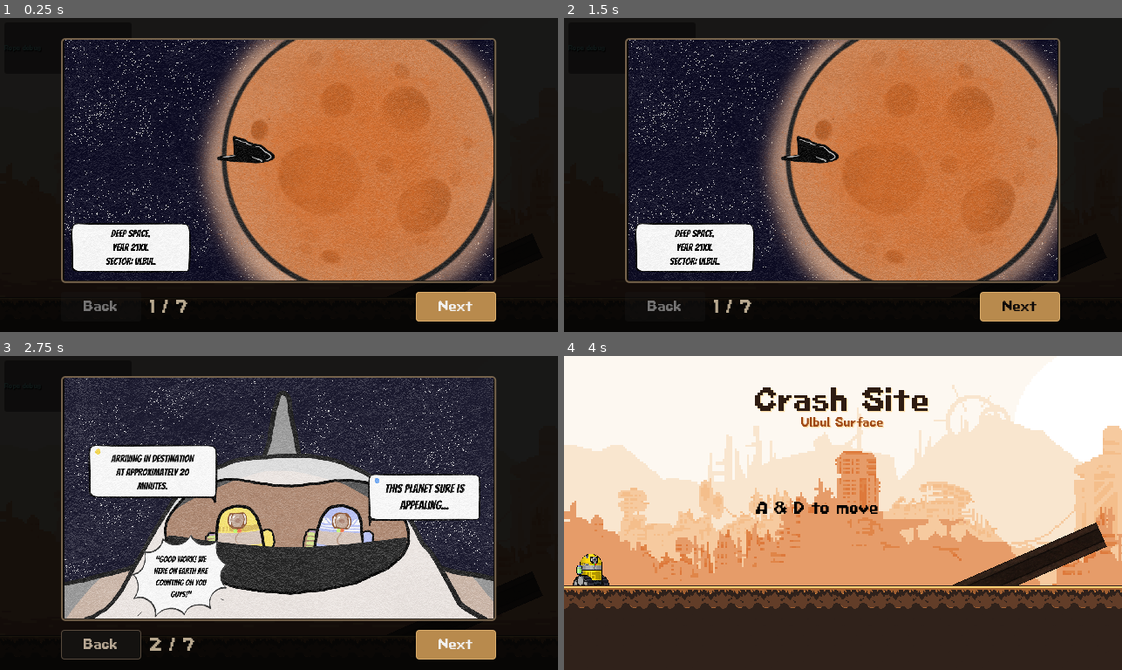
Above: before the commit, frames 1-4 (two rows, left to right).
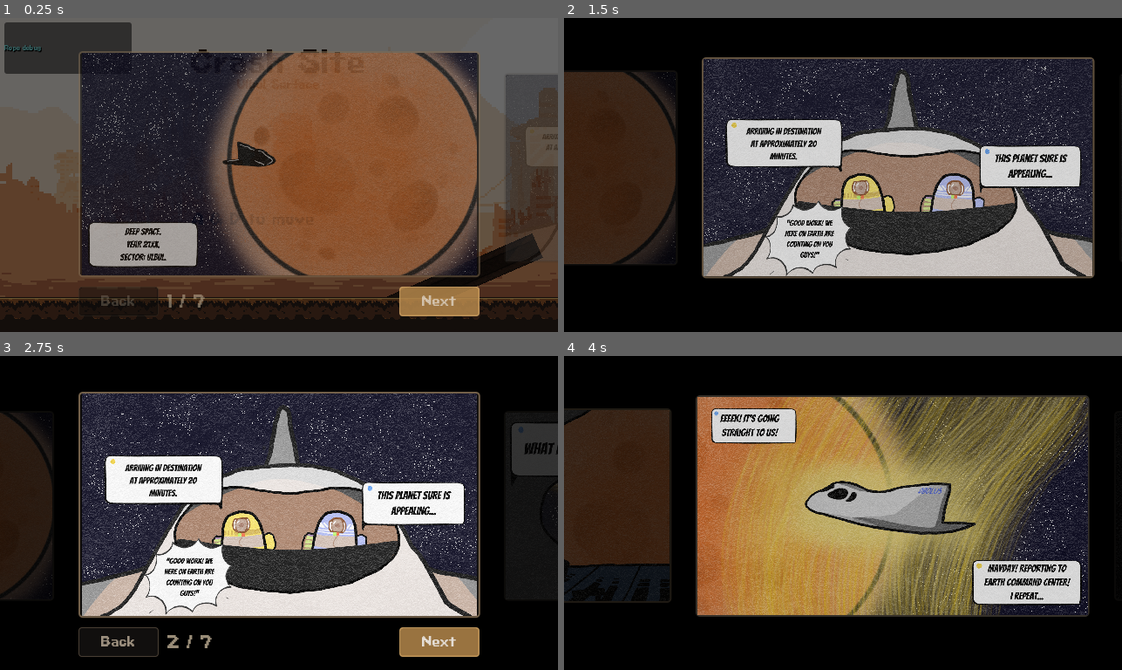
Above: after the commit, the same moments.

Repository: Bakwan-Company/Astro-Knot
Game: Godot game, scene res://levels/level_1_tutorial/Level1Tutorial.tscn
Two runs of this game, one before a commit and one after it. Both use one fixed random seed, a clock stepped at 60 frames per second and the inputs below.
Inputs:
- Up to frame 1 (0.25 s): no input
- Up to frame 2 (1.5 s): click "Next" at 0.5 s; click "Back" at 1.25 s
- Up to frame 3 (2.75 s): click "Next" at 2 s
- Up to frame 4 (4 s): tap R (throw_pollux) at 2.75, 3.5 s; hold F (interact) 2.78-3.53 s; hold Right (ui_right) from 2.78 s (still down); tap Space (jump) at 3.02, 3.32, 3.77, 3.8 s; tap Enter (ui_accept) at 3.05, 3.6 s

The runs differ from the first frame. In frame 1, 80% of the frame differs, in the area x 0-100%, y 0-97%; in frame 2, 67%; in frame 3, 34%; in frame 4, 99%, in the area x 0-100%, y 0-100%.

Commit message:
feat: polish cutscene template.

Diff:
--- a/interactables/level_exit/level_exit.gd
+++ b/interactables/level_exit/level_exit.gd
@@ -24,6 +24,8 @@
 @export_group("Comic Cutscene")
 @export var play_comic_before_exit: bool = false
 @export var comic_cutscene_scene: PackedScene
+@export var comic_focus_duration: float = 1.1
+@export var comic_focus_zoom_multiplier: float = 1.45
 @export_group("Actors")
 @export var handle_actor_sequence: bool = true
 @export var castor_path: NodePath
@@ -62,6 +64,7 @@
 var prompt_label: Label
 var exit_sprite: Sprite2D
 var active_comic_cutscene: CanvasLayer
+var comic_focus_camera_was_processing: bool = true
 var castor: CharacterBody2D
 var pollux: RigidBody2D
 var rope_manager: Node
@@ -247,6 +250,7 @@
 
 func _play_exit_comic_cutscene() -> void:
 	exit_flow_active = true
+	await _play_comic_focus_intro()
 	active_comic_cutscene = comic_cutscene_scene.instantiate() as CanvasLayer
 	if active_comic_cutscene == null:
 		_continue_exit_after_comic()
@@ -258,6 +262,7 @@
 
 func _continue_exit_after_comic() -> void:
 	active_comic_cutscene = null
+	_restore_comic_focus_camera()
 
 	if handle_actor_sequence:
 		_play_exit_open_animation()
@@ -269,6 +274,35 @@
 		get_tree().change_scene_to_file(next_level_scene_path)
 	else:
 		exit_flow_active = false
+
+func _play_comic_focus_intro() -> void:
+	if camera == null:
+		return
+
+	comic_focus_camera_was_processing = camera.is_processing()
+	camera.set_process(false)
+
+	var focus_position := global_position
+	if castor != null and pollux != null:
+		focus_position = (castor.global_position + pollux.global_position) * 0.5
+	elif castor != null:
+		focus_position = castor.global_position
+
+	var tween := create_tween()
+	tween.set_pause_mode(Tween.TWEEN_PAUSE_PROCESS)
+	tween.set_trans(Tween.TRANS_CUBIC)
+	tween.set_ease(Tween.EASE_OUT)
+	tween.parallel().tween_property(camera, "global_position", focus_position, comic_focus_duration)
+	tween.parallel().tween_property(camera, "zoom", camera.zoom * comic_focus_zoom_multiplier, comic_focus_duration)
+	await tween.finished
+
+func _restore_comic_focus_camera() -> void:
+	if camera == null:
+		return
+
+	if camera.has_method("follow_players"):
+		camera.call("follow_players")
+	camera.set_process(comic_focus_camera_was_processing)
 
 func _play_exit_open_animation() -> void:
 	if exit_animation_sprite == null:
--- a/interactables/terminal/lab_terminal.gd
+++ b/interactables/terminal/lab_terminal.gd
@@ -18,6 +18,8 @@
 @export_group("Comic Cutscene")
 @export var play_comic_before_exit: bool = false
 @export var comic_cutscene_scene: PackedScene
+@export var comic_focus_duration: float = 1.1
+@export var comic_focus_zoom_multiplier: float = 1.45
 
 @onready var visual_sprite: Sprite2D = $Sprite2D
 
@@ -28,6 +30,8 @@
 var confirm_window: Node
 var confirm_opened_at_msec: int = 0
 var active_comic_cutscene: CanvasLayer
+var comic_focus_camera: Camera2D
+var comic_focus_camera_was_processing: bool = true
 
 func _ready() -> void:
 	body_entered.connect(_on_body_entered)
@@ -110,6 +114,7 @@
 	terminal_activated.emit(true)
 
 func _play_exit_comic_cutscene() -> void:
+	await _play_comic_focus_intro()
 	active_comic_cutscene = comic_cutscene_scene.instantiate() as CanvasLayer
 	if active_comic_cutscene == null:
 		_continue_exit_after_comic()
@@ -122,6 +127,7 @@
 
 func _continue_exit_after_comic() -> void:
 	active_comic_cutscene = null
+	_restore_comic_focus_camera()
 	_activate_lab_door()
 
 func _on_body_entered(body: Node2D) -> void:
@@ -177,3 +183,42 @@
 			return found
 
 	return null
+
+func _play_comic_focus_intro() -> void:
+	var current_scene := get_tree().current_scene
+	if current_scene == null:
+		return
+
+	comic_focus_camera = current_scene.get_node_or_null("Camera2D") as Camera2D
+	if comic_focus_camera == null:
+		comic_focus_camera = current_scene.find_child("Camera2D", true, false) as Camera2D
+	if comic_focus_camera == null:
+		return
+
+	comic_focus_camera_was_processing = comic_focus_camera.is_processing()
+	comic_focus_camera.set_process(false)
+
+	var castor := _find_node_recursive(current_scene, &"Castor") as Node2D
+	var pollux := _find_node_recursive(current_scene, &"Pollux") as Node2D
+	var focus_position := global_position
+	if castor != null and pollux != null:
+		focus_position = (castor.global_position + pollux.global_position) * 0.5
+	elif castor != null:
+		focus_position = castor.global_position
+
+	var tween := create_tween()
+	tween.set_pause_mode(Tween.TWEEN_PAUSE_PROCESS)
+	tween.set_trans(Tween.TRANS_CUBIC)
+	tween.set_ease(Tween.EASE_OUT)
+	tween.parallel().tween_property(comic_focus_camera, "global_position", focus_position, comic_focus_duration)
+	tween.parallel().tween_property(comic_focus_camera, "zoom", comic_focus_camera.zoom * comic_focus_zoom_multiplier, comic_focus_duration)
+	await tween.finished
+
+func _restore_comic_focus_camera() -> void:
+	if comic_focus_camera == null or not is_instance_valid(comic_focus_camera):
+		return
+
+	if comic_focus_camera.has_method("follow_players"):
+		comic_focus_camera.call("follow_players")
+	comic_focus_camera.set_process(comic_focus_camera_was_processing)
+	comic_focus_camera = null
--- a/ui/comic_cutscene/comic_cutscene.gd
+++ b/ui/comic_cutscene/comic_cutscene.gd
@@ -15,8 +15,21 @@
 @export var skip_text: String = "Skip"
 @export var finish_text: String = "Done"
 @export var page_aspect_ratio: float = 16.0 / 9.0
-@export_range(0.5, 1.0) var page_width_ratio: float = 0.84
-@export_range(0.5, 1.0) var page_height_ratio: float = 0.78
+@export_range(0.5, 1.0) var page_width_ratio: float = 0.74
+@export_range(0.5, 1.0) var page_height_ratio: float = 0.72
+
+@export_group("Intro Transition")
+@export var intro_enabled: bool = true
+@export var intro_fade_time: float = 0.42
+@export var intro_slide_time: float = 0.0
+@export var intro_slide_offset_ratio: float = 0.0
+
+@export_group("Film Strip")
+@export var page_slide_time: float = 0.56
+@export var close_fade_time: float = 0.24
+@export var side_panel_scale: float = 0.84
+@export var side_panel_gap: float = 28.0
+@export var side_panel_alpha: float = 0.34
 
 @onready var dimmer: ColorRect = $Dimmer
 @onready var root: VBoxContainer = $Root
@@ -24,6 +37,7 @@
 @onready var page_texture: TextureRect = $Root/PageFrame/PageTexture
 @onready var caption_panel: PanelContainer = $Root/CaptionPanel
 @onready var caption_label: Label = $Root/CaptionPanel/Margin/CaptionLabel
+@onready var footer: HBoxContainer = $Root/Footer
 @onready var page_counter: Label = $Root/Footer/PageCounter
 @onready var previous_button: Button = $Root/Footer/PreviousButton
 @onready var skip_button: Button = $Root/Footer/SkipButton
@@ -32,6 +46,16 @@
 var current_page: int = 0
 var previous_pause_state: bool = false
 var is_closing: bool = false
+var is_intro_playing: bool = false
+var is_page_animating: bool = false
+var dimmer_final_color: Color
+var film_bars: Control
+var side_panel_layer: Control
+var left_preview_frame: PanelContainer
+var right_preview_frame: PanelContainer
+var left_preview_texture: TextureRect
+var right_preview_texture: TextureRect
+var root_home_position: Vector2
 
 func _ready() -> void:
 	process_mode = Node.PROCESS_MODE_ALWAYS
@@ -45,12 +69,15 @@
 	skip_button.pressed.connect(skip)
 	get_viewport().size_changed.connect(_fit_page_frame)
 	_apply_style()
+	_create_side_previews()
+	_prime_intro_state()
 	_fit_page_frame()
 	_refresh_page()
 	next_button.grab_focus()
+	_play_intro_transition()
 
 func _unhandled_input(event: InputEvent) -> void:
-	if is_closing:
+	if is_closing or is_intro_playing or is_page_animating:
 		return
 
 	if event.is_action_pressed("ui_accept") or event.is_action_pressed("interact") or event.is_action_pressed("jump"):
@@ -67,22 +94,20 @@
 		skip()
 
 func previous_page() -> void:
-	if is_closing or current_page <= 0:
-		return
-
-	current_page -= 1
-	_refresh_page()
+	if is_closing or is_page_animating or current_page <= 0:
+		return
+
+	_slide_to_page(current_page - 1, -1)
 
 func next_page() -> void:
-	if is_closing:
+	if is_closing or is_page_animating:
 		return
 
 	if current_page >= pages.size() - 1:
 		_close()
 		return
 
-	current_page += 1
-	_refresh_page()
+	_slide_to_page(current_page + 1, 1)
 
 func skip() -> void:
 	if skippable:
@@ -93,6 +118,7 @@
 		return
 
 	is_closing = true
+	await _play_close_transition()
 	if pause_tree:
 		get_tree().paused = previous_pause_state
 	finished.emit()
@@ -112,11 +138,16 @@
 	previous_button.text = previous_text
 	previous_button.disabled = current_page <= 0
 	next_button.text = finish_text if current_page >= pages.size() - 1 else next_text
+	next_button.disabled = false
 	skip_button.text = skip_text
 	skip_button.visible = skippable
+	skip_button.disabled = false
+	_refresh_side_previews()
 
 func _apply_style() -> void:
-	dimmer.color = Color(0.015, 0.014, 0.013, 0.92)
+	dimmer.color = Color(0.0, 0.0, 0.0, 1.0)
+	dimmer_final_color = dimmer.color
+	_create_film_bars()
 
 	var page_style := StyleBoxFlat.new()
 	page_style.bg_color = Color(0.05, 0.045, 0.04, 1.0)
@@ -151,10 +182,25 @@
 	_style_button(next_button, true)
 	_style_button(skip_button, false)
 
+func _make_page_style(is_side_panel: bool = false) -> StyleBoxFlat:
+	var style := StyleBoxFlat.new()
+	style.bg_color = Color(0.05, 0.045, 0.04, 1.0)
+	style.border_color = Color(0.32, 0.29, 0.25, 0.75) if is_side_panel else Color(0.5, 0.42, 0.32, 0.9)
+	style.border_width_left = 2
+	style.border_width_top = 2
+	style.border_width_right = 2
+	style.border_width_bottom = 2
+	style.corner_radius_top_left = 4
+	style.corner_radius_top_right = 4
+	style.corner_radius_bottom_left = 4
+	style.corner_radius_bottom_right = 4
+	return style
+
 func _style_button(button: Button, primary: bool) -> void:
 	button.custom_minimum_size = Vector2(92.0, 34.0)
 	button.add_theme_font_size_override("font_size", 13)
 	button.add_theme_color_override("font_color", Color(0.06, 0.045, 0.035, 1.0) if primary else Color(0.72, 0.66, 0.58, 1.0))
+	button.add_theme_color_override("font_disabled_color", Color(0.48, 0.44, 0.38, 0.78))
 
 	var style := StyleBoxFlat.new()
 	style.bg_color = Color(0.72, 0.54, 0.3, 1.0) if primary else Color(0.08, 0.073, 0.065, 1.0)
@@ -167,10 +213,24 @@
 	style.corner_radius_top_right = 3
 	style.corner_radius_bottom_left = 3
 	style.corner_radius_bottom_right = 3
+
+	var disabled_style := StyleBoxFlat.new()
+	disabled_style.bg_color = Color(0.045, 0.041, 0.037, 0.74)
+	disabled_style.border_color = Color(0.18, 0.16, 0.13, 0.8)
+	disabled_style.border_width_left = 1
+	disabled_style.border_width_top = 1
+	disabled_style.border_width_right = 1
+	disabled_style.border_width_bottom = 1
+	disabled_style.corner_radius_top_left = 3
+	disabled_style.corner_radius_top_right = 3
+	disabled_style.corner_radius_bottom_left = 3
+	disabled_style.corner_radius_bottom_right = 3
+
 	button.add_theme_stylebox_override("normal", style)
 	button.add_theme_stylebox_override("hover", style)
 	button.add_theme_stylebox_override("pressed", style)
 	button.add_theme_stylebox_override("focus", style)
+	button.add_theme_stylebox_override("disabled", disabled_style)
 
 func _fit_page_frame() -> void:
 	var viewport_size := get_viewport().get_visible_rect().size
@@ -187,5 +247,261 @@
 	root.offset_right = -root.offset_left
 	root.offset_top = maxf((viewport_size.y - frame_height) * 0.42, 18.0)
 	root.offset_bottom = -22.0
+	root_home_position = root.position
 	page_frame.custom_minimum_size = Vector2(frame_width, frame_height)
 	page_frame.size_flags_vertical = Control.SIZE_SHRINK_CENTER
+	_layout_film_bars(viewport_size)
+	_layout_side_previews()
+
+func _create_film_bars() -> void:
+	if film_bars != null:
+		return
+
+	film_bars = Control.new()
+	film_bars.name = "FilmBars"
+	film_bars.mouse_filter = Control.MOUSE_FILTER_IGNORE
+	film_bars.anchors_preset = Control.PRESET_FULL_RECT
+	film_bars.anchor_right = 1.0
+	film_bars.anchor_bottom = 1.0
+	film_bars.grow_horizontal = Control.GROW_DIRECTION_BOTH
+	film_bars.grow_vertical = Control.GROW_DIRECTION_BOTH
+	add_child(film_bars)
+	move_child(film_bars, dimmer.get_index() + 1)
+
+	var top_bar := ColorRect.new()
+	top_bar.name = "TopBar"
+	top_bar.color = Color(0.0, 0.0, 0.0, 0.86)
+	film_bars.add_child(top_bar)
+
+	var bottom_bar := ColorRect.new()
+	bottom_bar.name = "BottomBar"
+	bottom_bar.color = Color(0.0, 0.0, 0.0, 0.86)
+	film_bars.add_child(bottom_bar)
+
+func _create_side_previews() -> void:
+	if side_panel_layer != null:
+		return
+
+	side_panel_layer = Control.new()
+	side_panel_layer.name = "SidePanelLayer"
+	side_panel_layer.mouse_filter = Control.MOUSE_FILTER_IGNORE
+	side_panel_layer.anchors_preset = Control.PRESET_FULL_RECT
+	side_panel_layer.anchor_right = 1.0
+	side_panel_layer.anchor_bottom = 1.0
+	side_panel_layer.grow_horizontal = Control.GROW_DIRECTION_BOTH
+	side_panel_layer.grow_vertical = Control.GROW_DIRECTION_BOTH
+	add_child(side_panel_layer)
+	move_child(side_panel_layer, root.get_index())
+
+	left_preview_frame = _create_preview_frame("LeftPreview")
+	left_preview_texture = left_preview_frame.get_node("PageTexture") as TextureRect
+	side_panel_layer.add_child(left_preview_frame)
+
+	right_preview_frame = _create_preview_frame("RightPreview")
+	right_preview_texture = right_preview_frame.get_node("PageTexture") as TextureRect
+	side_panel_layer.add_child(right_preview_frame)
+
+func _create_preview_frame(frame_name: String) -> PanelContainer:
+	var frame := PanelContainer.new()
+	frame.name = frame_name
+	frame.mouse_filter = Control.MOUSE_FILTER_IGNORE
+	frame.add_theme_stylebox_override("panel", _make_page_style(true))
+	frame.modulate = Color(0.58, 0.58, 0.58, side_panel_alpha)
+
+	var texture := TextureRect.new()
+	texture.name = "PageTexture"
+	texture.expand_mode = TextureRect.EXPAND_IGNORE_SIZE
+	texture.stretch_mode = TextureRect.STRETCH_KEEP_ASPECT_COVERED
+	texture.layout_mode = 2
+	frame.add_child(texture)
+	return frame
+
+func _create_transition_frame(texture: Texture2D) -> PanelContainer:
+	var frame := _create_preview_frame("TransitionPreview")
+	frame.add_theme_stylebox_override("panel", _make_page_style(false))
+	frame.modulate = Color.WHITE
+	(frame.get_node("PageTexture") as TextureRect).texture = texture
+	side_panel_layer.add_child(frame)
+	return frame
+
+func _create_side_transition_frame(texture: Texture2D) -> PanelContainer:
+	var frame := _create_preview_frame("SideTransitionPreview")
+	(frame.get_node("PageTexture") as TextureRect).texture = texture
+	side_panel_layer.add_child(frame)
+	return frame
+
+func _prime_intro_state() -> void:
+	if not intro_enabled:
+		return
+
+	root.visible = false
+	if film_bars != null:
+		film_bars.modulate.a = 0.0
+	if side_panel_layer != null:
+		side_panel_layer.visible = false
+		side_panel_layer.modulate.a = 0.0
+
+func _layout_film_bars(viewport_size: Vector2) -> void:
+	if film_bars == null:
+		return
+
+	var bar_height := maxf(viewport_size.y * 0.07, 18.0)
+	var top_bar := film_bars.get_node("TopBar") as ColorRect
+	var bottom_bar := film_bars.get_node("BottomBar") as ColorRect
+	top_bar.set_anchors_preset(Control.PRESET_TOP_WIDE)
+	top_bar.offset_bottom = bar_height
+	bottom_bar.set_anchors_preset(Control.PRESET_BOTTOM_WIDE)
+	bottom_bar.offset_top = -bar_height
+
+func _layout_side_previews() -> void:
+	if side_panel_layer == null:
+		return
+
+	var frame_size := page_frame.custom_minimum_size
+	var side_size := frame_size * side_panel_scale
+	var side_y := root_home_position.y + (frame_size.y - side_size.y) * 0.5
+	var left_x := root_home_position.x - side_size.x - side_panel_gap
+	var right_x := root_home_position.x + frame_size.x + side_panel_gap
+
+	for frame in [left_preview_frame, right_preview_frame]:
+		frame.custom_minimum_size = side_size
+		frame.size = side_size
+		frame.modulate = Color(0.58, 0.58, 0.58, side_panel_alpha)
+
+	left_preview_frame.position = Vector2(left_x, side_y)
+	right_preview_frame.position = Vector2(right_x, side_y)
+	_refresh_side_previews()
+
+func _refresh_side_previews() -> void:
+	if side_panel_layer == null:
+		return
+
+	var has_pages := pages.size() > 0
+	left_preview_frame.visible = has_pages and current_page > 0
+	right_preview_frame.visible = has_pages and current_page < pages.size() - 1
+
+	if left_preview_frame.visible:
+		left_preview_texture.texture = pages[current_page - 1]
+	if right_preview_frame.visible:
+		right_preview_texture.texture = pages[current_page + 1]
+
+func _play_intro_transition() -> void:
+	if not intro_enabled:
+		return
+
+	is_intro_playing = true
+	var root_target_position := root_home_position
+	dimmer.color = Color(dimmer_final_color.r, dimmer_final_color.g, dimmer_final_color.b, 0.0)
+	root.modulate.a = 0.0
+	root.position = root_target_position
+	root.visible = true
+	if film_bars != null:
+		film_bars.modulate.a = 0.0
+	if side_panel_layer != null:
+		side_panel_layer.visible = true
+		side_panel_layer.modulate.a = 0.0
+		side_panel_layer.position = Vector2.ZERO
+
+	var tween := create_tween()
+	tween.set_pause_mode(Tween.TWEEN_PAUSE_PROCESS)
+	tween.tween_property(dimmer, "color", dimmer_final_color, intro_fade_time)
+	tween.parallel().tween_property(root, "modulate:a", 1.0, intro_fade_time)
+	if film_bars != null:
+		tween.parallel().tween_property(film_bars, "modulate:a", 1.0, intro_fade_time)
+	if side_panel_layer != null:
+		tween.parallel().tween_property(side_panel_layer, "modulate:a", 1.0, intro_fade_time)
+	tween.finished.connect(func() -> void:
+		is_intro_playing = false
+	)
+
+func _slide_to_page(target_page: int, direction: int) -> void:
+	if target_page < 0 or target_page >= pages.size():
+		return
+
+	is_page_animating = true
+	previous_button.disabled = true
+	next_button.disabled = true
+
+	var moving_frame := right_preview_frame if direction > 0 else left_preview_frame
+	var moving_texture := right_preview_texture if direction > 0 else left_preview_texture
+	var outgoing_slot_frame := left_preview_frame if direction > 0 else right_preview_frame
+	var outer_page := target_page + direction
+	moving_texture.texture = pages[target_page]
+	moving_frame.visible = true
+	moving_frame.modulate = Color(0.58, 0.58, 0.58, side_panel_alpha)
+
+	var start_position := moving_frame.position
+	var start_size := moving_frame.size
+	var frame_size := page_frame.custom_minimum_size
+	var outgoing_frame := _create_transition_frame(pages[current_page])
+	outgoing_frame.position = root_home_position
+	outgoing_frame.custom_minimum_size = Vector2.ZERO
+	outgoing_frame.size = frame_size
+
+	var side_size := frame_size * side_panel_scale
+	var side_y := root_home_position.y + (frame_size.y - side_size.y) * 0.5
+	var side_x := root_home_position.x - side_size.x - side_panel_gap if direction > 0 else root_home_position.x + frame_size.x + side_panel_gap
+	var outgoing_target_position := Vector2(side_x, side_y)
+	var outgoing_slot_target_position := outgoing_slot_frame.position - Vector2(direction * (side_size.x + side_panel_gap), 0.0)
+	var incoming_outer_frame: PanelContainer = null
+	if outer_page >= 0 and outer_page < pages.size():
+		incoming_outer_frame = _create_side_transition_frame(pages[outer_page])
+		incoming_outer_frame.custom_minimum_size = Vector2.ZERO
+		incoming_outer_frame.size = side_size
+		incoming_outer_frame.position = start_position + Vector2(direction * (side_size.x + side_panel_gap), 0.0)
+		incoming_outer_frame.modulate = Color(0.58, 0.58, 0.58, 0.0)
+
+	page_frame.modulate.a = 0.0
+	caption_panel.modulate.a = 0.0
+
+	var tween := create_tween()
+	tween.set_pause_mode(Tween.TWEEN_PAUSE_PROCESS)
+	tween.set_trans(Tween.TRANS_CUBIC)
+	tween.set_ease(Tween.EASE_IN_OUT)
+	if outgoing_slot_frame.visible:
+		tween.parallel().tween_property(outgoing_slot_frame, "position", outgoing_slot_target_position, page_slide_time)
+		tween.parallel().tween_property(outgoing_slot_frame, "modulate:a", 0.0, page_slide_time)
+	tween.parallel().tween_property(outgoing_frame, "position", outgoing_target_position, page_slide_time)
+	tween.parallel().tween_property(outgoing_frame, "size", side_size, page_slide_time)
+	tween.parallel().tween_property(outgoing_frame, "modulate", Color(0.58, 0.58, 0.58, side_panel_alpha), page_slide_time)
+	tween.parallel().tween_property(moving_frame, "position", root_home_position, page_slide_time)
+	tween.parallel().tween_property(moving_frame, "size", frame_size, page_slide_time)
+	tween.parallel().tween_property(moving_frame, "modulate", Color.WHITE, page_slide_time)
+	if incoming_outer_frame != null:
+		tween.parallel().tween_property(incoming_outer_frame, "position", start_position, page_slide_time)
+		tween.parallel().tween_property(incoming_outer_frame, "modulate", Color(0.58, 0.58, 0.58, side_panel_alpha), page_slide_time)
+	tween.parallel().tween_property(footer, "modulate:a", 0.0, minf(page_slide_time * 0.45, 0.16))
+
+	await tween.finished
+
+	current_page = target_page
+	root.position = root_home_position
+	root.modulate.a = 1.0
+	page_frame.modulate.a = 1.0
+	caption_panel.modulate.a = 1.0
+	moving_frame.position = start_position
+	moving_frame.size = start_size
+	outgoing_frame.queue_free()
+	if incoming_outer_frame != null:
+		incoming_outer_frame.queue_free()
+	_refresh_page()
+	_layout_side_previews()
+	footer.modulate.a = 0.0
+	var footer_tween := create_tween()
+	footer_tween.set_pause_mode(Tween.TWEEN_PAUSE_PROCESS)
+	footer_tween.tween_property(footer, "modulate:a", 1.0, minf(page_slide_time * 0.35, 0.14))
+	await footer_tween.finished
+	is_page_animating = false
+
+func _play_close_transition() -> void:
+	var tween := create_tween()
+	tween.set_pause_mode(Tween.TWEEN_PAUSE_PROCESS)
+	tween.set_trans(Tween.TRANS_CUBIC)
+	tween.set_ease(Tween.EASE_IN)
+	tween.parallel().tween_property(root, "modulate:a", 0.0, close_fade_time)
+	tween.parallel().tween_property(dimmer, "color", Color(dimmer_final_color.r, dimmer_final_color.g, dimmer_final_color.b, 0.0), close_fade_time)
+	if side_panel_layer != null:
+		tween.parallel().tween_property(side_panel_layer, "modulate:a", 0.0, close_fade_time)
+	if film_bars != null:
+		tween.parallel().tween_property(film_bars, "modulate:a", 0.0, close_fade_time)
+	await tween.finished
--- a/ui/comic_cutscene/comic_cutscene_trigger.gd
+++ b/ui/comic_cutscene/comic_cutscene_trigger.gd
@@ -12,6 +12,11 @@
 @export var prompt_offset: Vector2 = Vector2(-48.0, -36.0)
 @export_file("*.tscn") var next_scene_path: String = ""
 
+@export_group("Intro Focus")
+@export var focus_before_cutscene: bool = true
+@export var focus_duration: float = 1.1
+@export var focus_zoom_multiplier: float = 1.45
+
 @export_group("Comic Setup")
 @export var pages: Array[Texture2D] = []
 @export var captions: Array[String] = []
@@ -20,8 +25,11 @@
 
 var player_in_range: bool = false
 var has_played: bool = false
+var intro_playing: bool = false
 var active_cutscene: CanvasLayer
 var prompt_label: Label
+var focused_camera: Camera2D
+var focused_camera_was_processing: bool = true
 
 func _ready() -> void:
 	body_entered.connect(_on_body_entered)
@@ -36,15 +44,19 @@
 		play_cutscene()
 
 func play_cutscene() -> void:
-	if active_cutscene != null or (play_once and has_played):
+	if intro_playing or active_cutscene != null or (play_once and has_played):
 		return
 
 	if cutscene_scene == null:
 		return
 
 	has_played = true
+	intro_playing = true
 	if prompt_label != null:
 		prompt_label.visible = false
+
+	if focus_before_cutscene:
+		await _play_focus_intro()
 
 	active_cutscene = cutscene_scene.instantiate() as CanvasLayer
 	if pages.size() > 0:
@@ -58,9 +70,11 @@
 		active_cutscene.connect("finished", _on_cutscene_finished)
 
 	get_tree().current_scene.add_child(active_cutscene)
+	intro_playing = false
 
 func _on_cutscene_finished() -> void:
 	active_cutscene = null
+	_restore_focus_camera()
 	if next_scene_path != "" and ResourceLoader.exists(next_scene_path):
 		get_tree().change_scene_to_file(next_scene_path)
 
@@ -98,3 +112,55 @@
 	prompt_label.add_theme_constant_override("shadow_offset_x", 1)
 	prompt_label.add_theme_constant_override("shadow_offset_y", 1)
 	add_child(prompt_label)
+
+func _play_focus_intro() -> void:
+	focused_camera = _find_level_camera()
+	if focused_camera == null:
+		return
+
+	focused_camera_was_processing = focused_camera.is_processing()
+	focused_camera.set_process(false)
+
+	var focus_position := _get_focus_position()
+	var target_zoom := focused_camera.zoom * focus_zoom_multiplier
+	var tween := create_tween()
+	tween.set_pause_mode(Tween.TWEEN_PAUSE_PROCESS)
+	tween.set_trans(Tween.TRANS_CUBIC)
+	tween.set_ease(Tween.EASE_OUT)
+	tween.parallel().tween_property(focused_camera, "global_position", focus_position, focus_duration)
+	tween.parallel().tween_property(focused_camera, "zoom", target_zoom, focus_duration)
+	await tween.finished
+
+func _restore_focus_camera() -> void:
+	if focused_camera == null or not is_instance_valid(focused_camera):
+		return
+
+	if focused_camera.has_method("follow_players"):
+		focused_camera.call("follow_players")
+	focused_camera.set_process(focused_camera_was_processing)
+	focused_camera = null
+
+func _find_level_camera() -> Camera2D:
+	var current_scene := get_tree().current_scene
+	if current_scene == null:
+		return null
+
+	var camera := current_scene.get_node_or_null("Camera2D") as Camera2D
+	if camera != null:
+		return camera
+
+	return current_scene.find_child("Camera2D", true, false) as Camera2D
+
+func _get_focus_position() -> Vector2:
+	var current_scene := get_tree().current_scene
+	if current_scene == null:
+		return global_position
+
+	var castor := current_scene.find_child("Castor", true, false) as Node2D
+	var pollux := current_scene.find_child("Pollux", true, false) as Node2D
+	if castor != null and pollux != null:
+		return (castor.global_position + pollux.global_position) * 0.5
+	if castor != null:
+		return castor.global_position
+
+	return global_position
